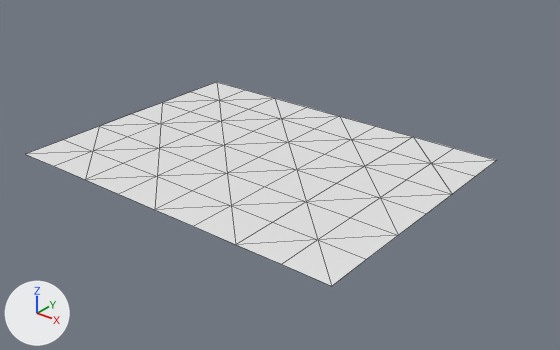
The OBJ model assets/maps/chunks/terrain_lod2_-2_-4.obj, before and after one commit.
One viewpoint serves both versions: a 50 mm lens placed at (-18.3, 124.5, 46.7), pointed at (-95.1, 220.5, -12.8). Arrows for +X, +Y and +Z are at lower left; the lights stay in place. The picture after the commit comes second. Mesh edges are drawn as thin lines. Where no turn or scale is listed for an object, it has been applied to the vertices.

The first picture shows 'terrain_lod2_-2_-4'.
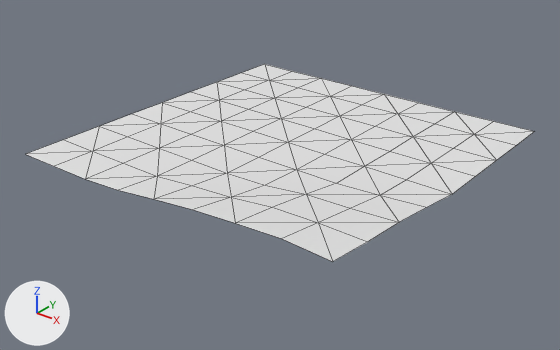
What differs and where, as boxes [x1, y1, x2, y2] in the pictures (560 x 350 px; the box of a moved part takes in the faces that stretch with it):
'terrain_lod2_-2_-4', reshaped (8% wider): before [27, 82, 497, 286]; after [27, 64, 535, 261]
part 1 of me_terrain_lod2__2__4, added: after [218, 64, 535, 160]
part 2 of me_terrain_lod2__2__4, moved or reshaped: before [54, 151, 452, 286]; after [54, 151, 452, 261]

Diff of the bpy script that builds the scene:
```diff
--- a/assets/maps/chunks/terrain_lod2_-2_-4.obj.py
+++ b/assets/maps/chunks/terrain_lod2_-2_-4.obj.py
@@ me_terrain_lod2__2__4 @@
 # used by ob_terrain_lod2__2__4; location = (0.0, 0.0, 0.0)
-me_terrain_lod2__2__4.from_pydata(...)  # 63 vertices, 96 faces; spans x -128.0..-64.0, y 192.0..240.0, z -8.0
+me_terrain_lod2__2__4.from_pydata(...)  # 81 vertices, 128 faces; spans x -128.0..-64.0, y 192.0..256.0, z -8.0..-4.1
+# me_terrain_lod2__2__4 part 1
+# 9 new vertices lie (0.0, 8.0, 0.0) away from vertices in x -128.0..-64.0, y 240.0, z -8.0
+# 9 new vertices lie (0.0, 8.0, 0.0) away from vertices in x -128.0..-64.0, y 248.0, z -8.0
+# 32 new faces join them
+# me_terrain_lod2__2__4 part 2
+# 3 vertices in x -88.0..-64.0, y 192.0..200.0, z -8.0 move by (0.0, 0.0, 2.7)
+# 15 vertices move from x -112.0..-64.0, y 192.0..216.0, z -8.0 to x -112.0..-64.0, y 192.0..216.0, z -7.9..-4.1
```
